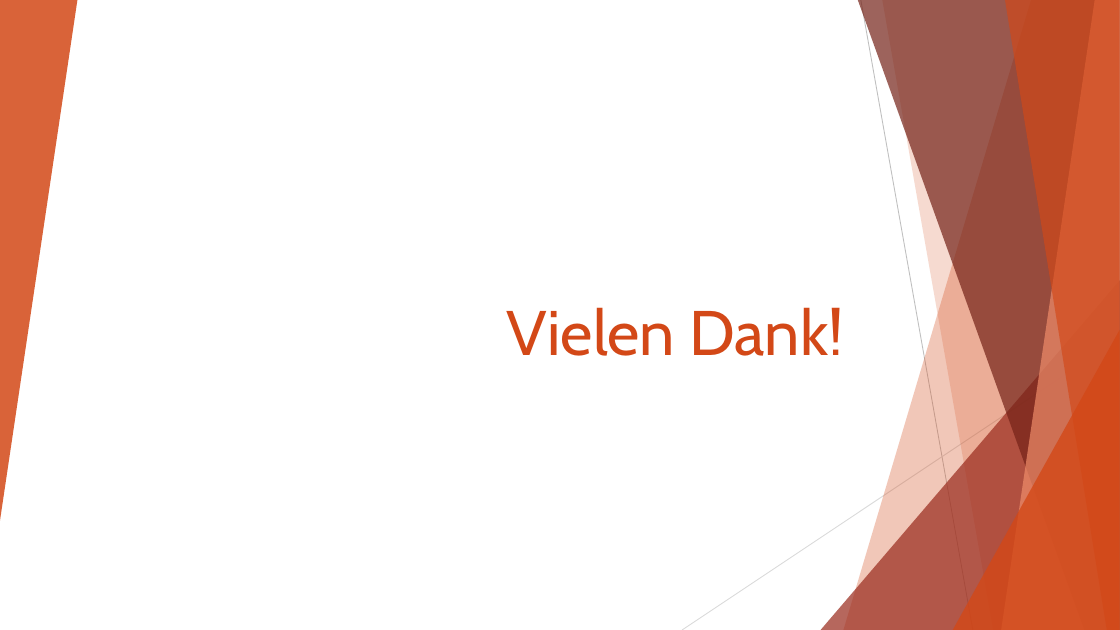
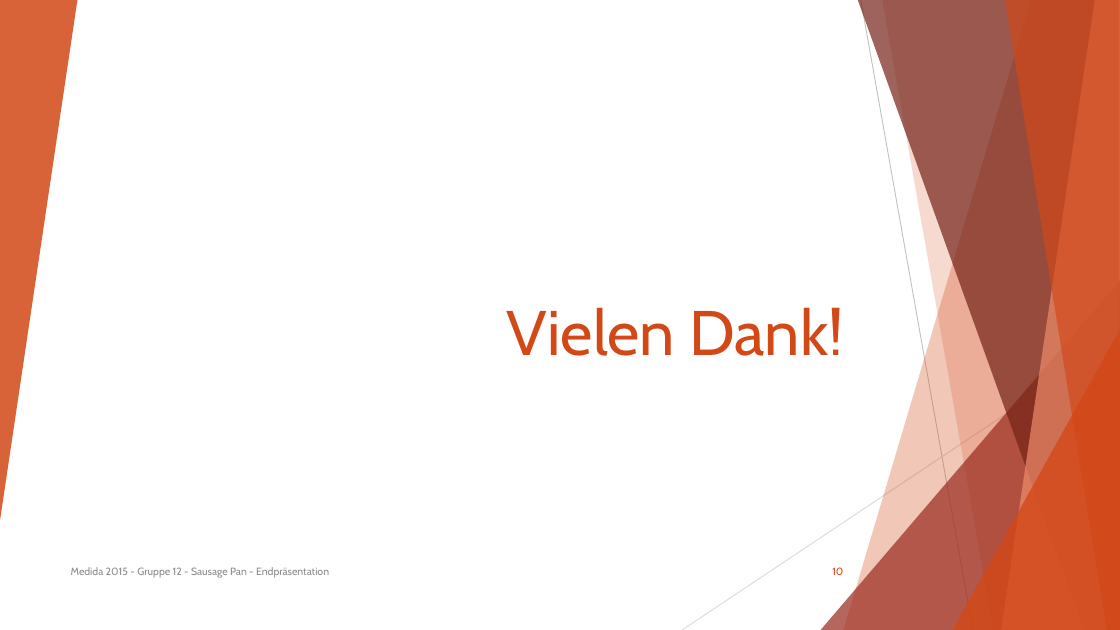
Before and after one commit to gembutterfly/sausagepan, a slide deck: slide 10 of Präsentation/Sausage Pan.pptx (slide 8 before the commit). Drawn at 1120x630 pixels with LibreOffice and Linux fonts; fonts in the diff are those of the drawing. Boxes give left, top, right and bottom in pixels: in the first picture for what was removed or moved away, otherwise in the second. Text is boxed around its words. In the diff, an @@ line names an element or a change of style, - is before the commit and + after.

```diff
--- a/Präsentation/Sausage Pan.pptx
+++ b/Präsentation/Sausage Pan.pptx
@@ text added at [71,567,329,578], 9 pt, text #8C8C8C @@
+Medida 2015 - Gruppe 12 - Sausage Pan - Endpräsentation
@@ page number added at [832,567,843,575], 9 pt, text #D34817 @@
+10
```
Also in this commit, not shown: 3 other slides changed, 6 slides added, 4 slides removed, 1 other file.
